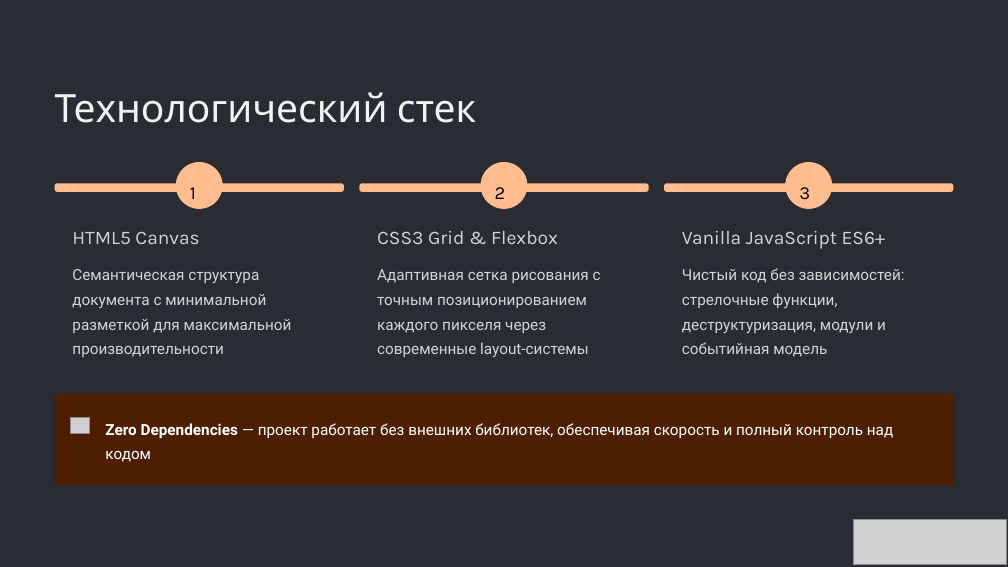
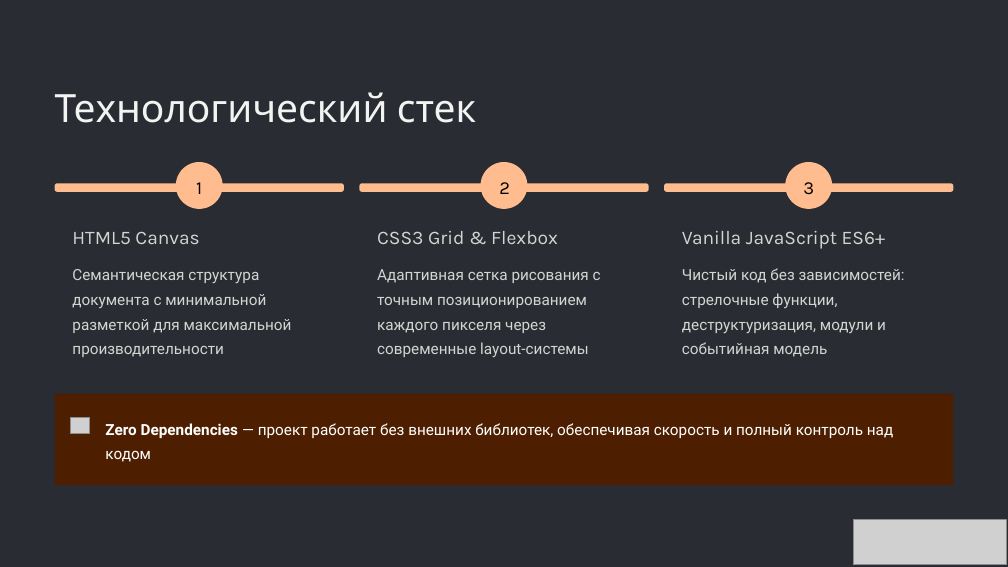
Before and after one commit to Korsany/Pixels, a slide deck: slide 5 of Pixels.pptx (slide 4 before the commit). Drawn at 1008x567 pixels with LibreOffice and Linux fonts; fonts in the diff are those of the drawing; grey boxes stand for pictures; background and template pictures are left out. Boxes give left, top, right and bottom in pixels: in the first picture for what was removed or moved away, otherwise in the second. Text is boxed around its words. In the diff, an @@ line names an element or a change of style, - is before the commit and + after.

```diff
--- a/Pixels.pptx
+++ b/Pixels.pptx
@@ alignment left to centre; vertical alignment top to middle in 3 elements at (196,182,202,194), (803,182,814,195), (499,182,510,194) @@
```
Also in this commit, not shown: 1 other slide changed, 1 slide added.
